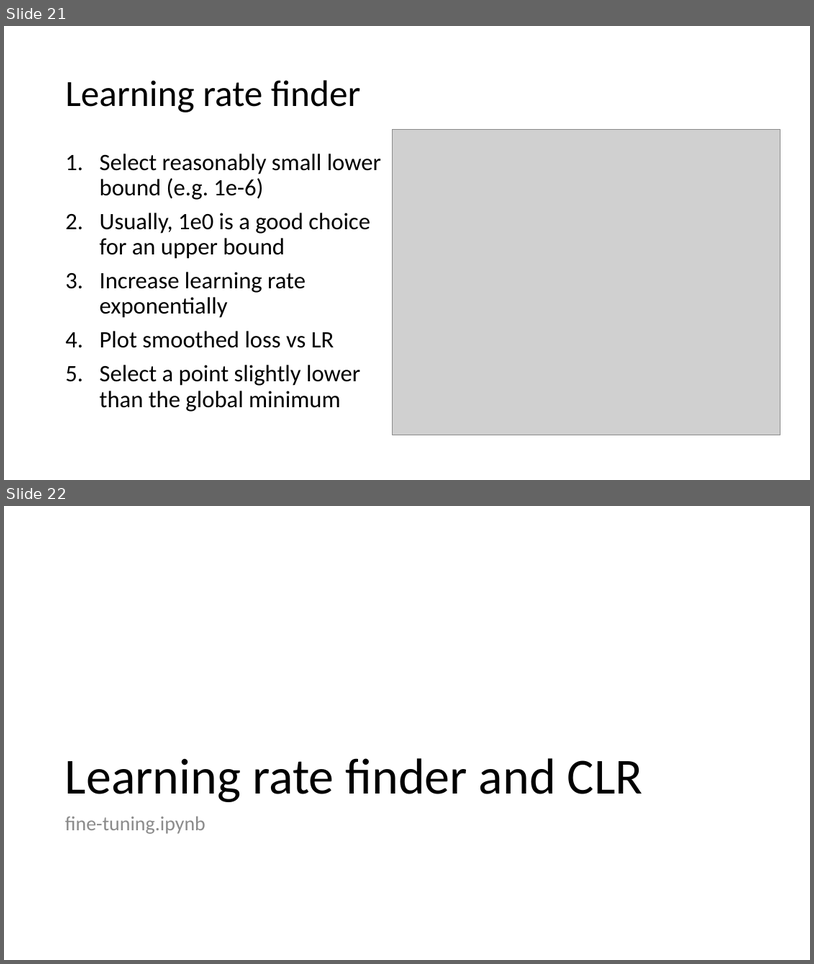
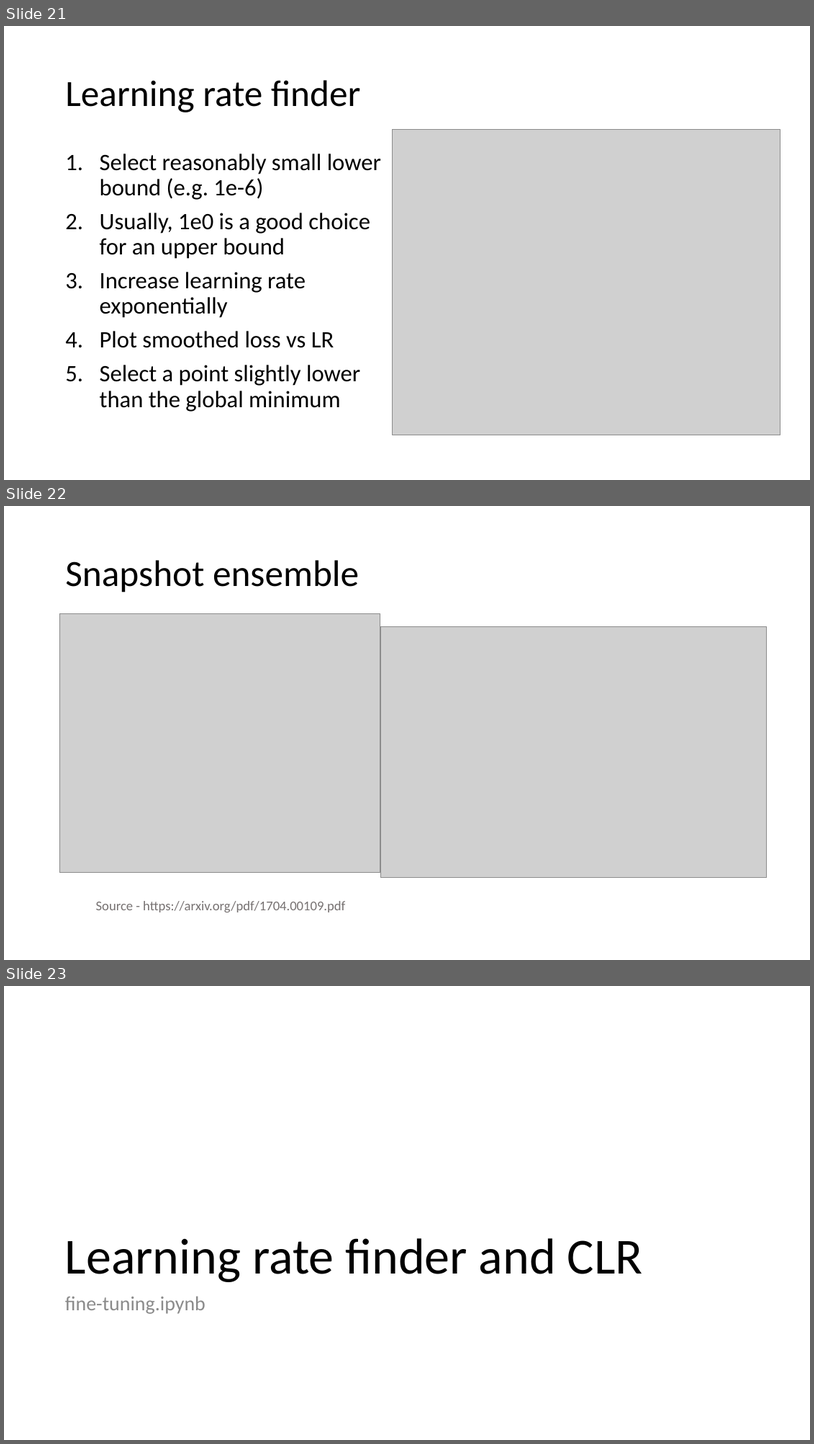
Before and after one commit to hokmund/cnn-tips-and-tricks, a slide deck: cnn-tips-and-tricks.pptx. Shown one above the other, each under a label of ours: slides 21 and 22 before the commit, slides 21, 22 and 23 after it. The pictures are 814x964 and 814x1444 pixels, drawn with LibreOffice and Linux fonts; fonts in the diff are those of the drawing; grey boxes stand for pictures. Boxes give left, top, right and bottom in pixels: in the first picture for what was removed or moved away, otherwise in the second. Text is boxed around its words. In the diff, an @@ line names an element or a change of style, - is before the commit and + after.

```diff
--- a/cnn-tips-and-tricks.pptx
+++ b/cnn-tips-and-tricks.pptx
@@ slide 22 added at <box>4,506,810,960</box>, background #FFFFFF @@
@@ title added at <box>65,560,359,592</box>, 44 pt, text #000000 @@
+Snapshot ensemble
@@ picture added at <box>59,614,381,872</box> @@
@@ picture added at <box>381,627,767,878</box> @@
@@ text added at <box>96,901,345,912</box>, 16 pt, text #767171 @@
+Source - https://arxiv.org/pdf/1704.00109.pdf
@@ what was slide 22 is now slide 23 @@
```
Also in this commit, not shown: 2 slides changed, 1 other slide added.
